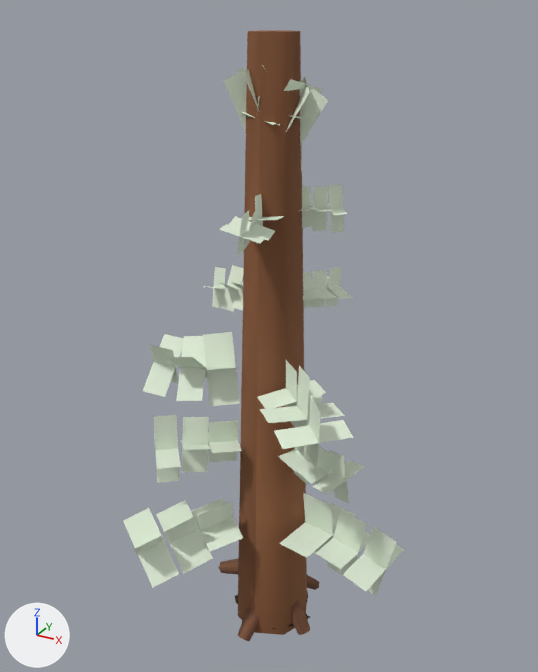
Renders of the glTF model packages/viewer-threejs/public/assets/resources/pine/small-lod2.glb from each side of a commit.
The view is the same before and after, from a 50 mm camera at (6.63, -12.24, 13.01) aimed at (-0.26, 0.28, 6.75). The lights are fixed; the arrows at lower left show +X, +Y and +Z. The picture after the commit comes second. Where no turn or scale is listed for an object, it has been applied to the vertices. Vertices at exactly the same position are counted once.

The first picture shows 'pine-needle-sprays', 'pine-trunk-branches-buried-roots-ground-blend'.
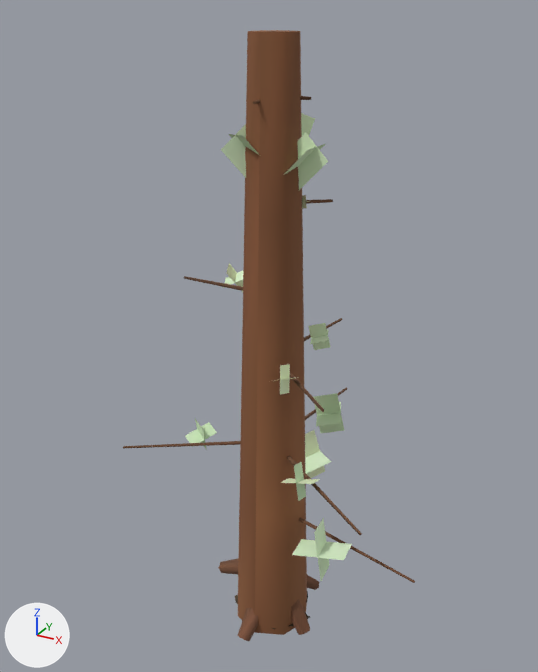
Edits to the scene script, one JSON object a line:
```json
{"block": "mat_material_1", "change": "nodes: BsdfPrincipled, Math x2, Mix, OutputMaterial, VertexColor"}
{"block": "mat_material_1", "change": "colours: white #e4f1dc, mixed with the vertex colours"}
{"block": "mat_material_1", "change": "nodes: BsdfPrincipled, Math x2, OutputMaterial, VertexColor"}
{"block": "mat_material_1", "change": "colours: black #071008, mixed with the vertex colours"}
{"block": "me_mesh_0", "where": "# used by ob_pine_trunk_branches_buried_roots_ground_blend; location = (0.0, 0.0, 0.0)"}
{"op": "remove", "block": "me_mesh_0", "code": "me_mesh_0.from_pydata(...)  # 129 vertices, 200 faces; spans x -1.89..1.14, y -1.25..1.27, z -0.4..12.66"}
{"op": "add", "block": "me_mesh_0", "code": "me_mesh_0.from_pydata(...)  # 297 vertices, 488 faces; spans x -2.98..3.53, y -1.93..3.45, z -0.4..12.66"}
{"block": "me_mesh_0", "change": "me_mesh_0 part 1"}
{"block": "me_mesh_0", "change": "148 vertices are added at x -2.98..3.53, y -1.93..3.45, z 2.45..11.6"}
{"block": "me_mesh_0", "change": "14 new vertices lie (0.0, 0.0, 0.05) away from vertices in x -0.04..0.04, y -0.04..0.04, z 4.37..11.55"}
{"block": "me_mesh_0", "change": "6 new vertices lie (0.0, 0.0, 0.05) away from vertices in x 0.0, y 0.0, z 4.42..11.58"}
{"block": "me_mesh_0", "change": "288 new faces join them"}
{"op": "add", "block": "me_mesh_1_1", "code": ["me_mesh_1_1 = bpy.data.meshes.new('Mesh_1')", "me_mesh_1_1.from_pydata(...)  # 120 vertices, 60 faces; spans x -1.97..2.19, y -1.43..2.72, z 2.11..11.63", "me_mesh_1_1.materials.append(mat_material_1)"]}
{"op": "remove", "block": "ob_pine_needle_sprays", "code": ["ob_pine_needle_sprays = bpy.data.objects.new('pine-needle-sprays', me_mesh_1)", "ob_pine_needle_sprays.location = (0.0, 0.0, 0.0)"]}
{"op": "add", "block": "ob_pine_terminal_needle_sprigs", "code": ["ob_pine_terminal_needle_sprigs = bpy.data.objects.new('pine-terminal-needle-sprigs', me_mesh_1_1)", "ob_pine_terminal_needle_sprigs.location = (0.0, 0.0, 0.0)"]}
```

Location of each change, [x1, y1, x2, y2] in pixels of the pictures (538 x 672 px):
```json
{"object": "pine-trunk-branches-buried-roots-ground-blend", "change": "reshaped", "before": [218, 30, 319, 641], "after": [123, 30, 415, 641], "on screen": "187% wider"}
{"object": "pine-needle-sprays", "change": "deleted", "before": [123, 65, 404, 596]}
{"object": "pine-terminal-needle-sprigs", "change": "added", "after": [185, 113, 352, 581]}
{"part": 1, "of": "me_mesh_0", "change": "added", "after": [123, 96, 415, 583]}
```
